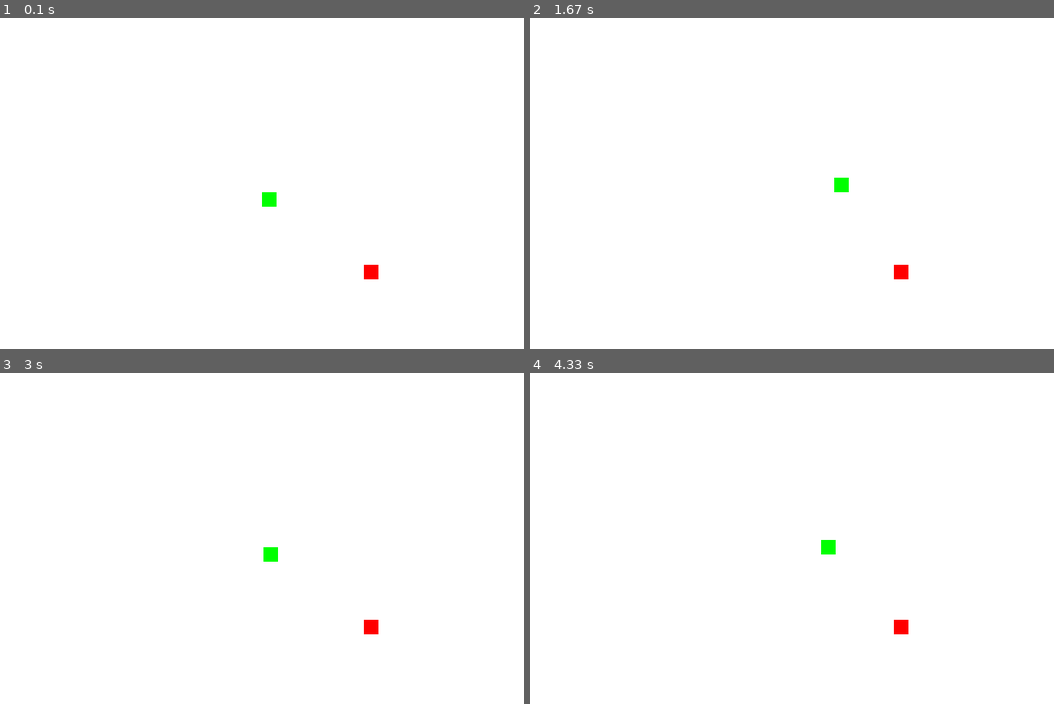
Above: before the commit, frames 1-4 (two rows, left to right).
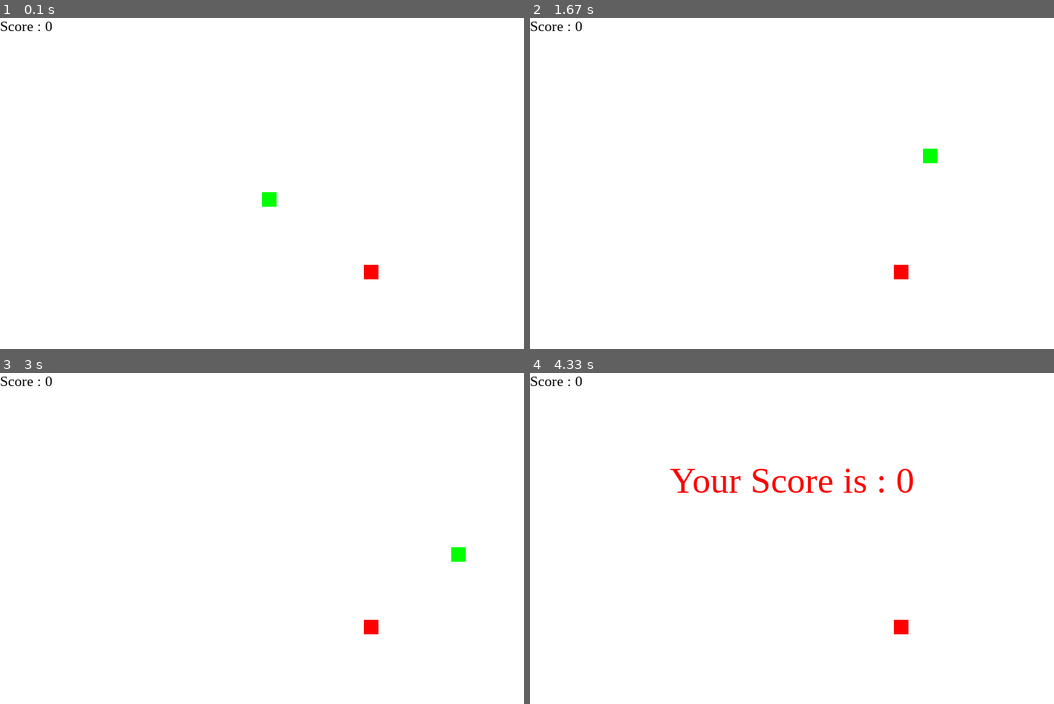
Above: after the commit, the same moments.

Repository: w-jadczak/pygame_snake
Game: pygame game, started from main.py
Same seed, same stepped clock (60 frames per second), same inputs: the game is played once before the commit and once after it.
Inputs:
- Up to frame 1 (0.1 s): no input
- Up to frame 2 (1.67 s): hold Right 0.33-0.8 s; hold Up 0.83-1.13 s; hold Right 1.17-1.63 s
- Up to frame 3 (3 s): hold Left 1.67-2.2 s; hold Down 2.23-2.53 s; hold Left 2.57-2.97 s
- Up to frame 4 (4.33 s): hold Up 3-3.37 s; hold Right 3.4-4.03 s; hold Down from 4.07 s (still down)

The runs differ from the first frame. In frame 1, 0.1% of the frame differs, in the area x 0-10%, y 1-4%; in frame 2, 0.3%; in frame 3, 0.3%; in frame 4, 1.1%, in the area x 0-74%, y 1-55%.

Commit message:
game over and other event handlers

Diff:
--- a/config.py
+++ b/config.py
@@ -3,4 +3,4 @@
 WINDOW_Y: int = 480
 
 BLOCK_SIZE: int = 20
-FPS: int = 30
+FPS: int = 10
--- a/controllers/movement_controller.py
+++ b/controllers/movement_controller.py
@@ -25,7 +25,7 @@
 @dataclass
 class MovementController:
     block: int = config.BLOCK_SIZE
-    speed: int = 2
+    speed: float = 2.0
     direction: Direction = None
 
     _opposites = {
@@ -42,13 +42,15 @@
             self.change_direction(direction)
 
     def change_direction(self, new_direction: Direction) -> None:
+        if self.direction == self._opposites[new_direction]:
+            return
         self.direction = new_direction
 
     def next_position(self, position: Position) -> Position:
         x, y = position.x, position.y
         if not self.direction:
-            return position
+            return Position(x, y)
         dx, dy = self.direction.vector
-        position.x += dx * self.speed
-        position.y += dy * self.speed
-        return position
+        x += dx * self.block
+        y += dy * self.block
+        return Position(x, y)
--- /dev/null
+++ b/events/event.py
@@ -0,0 +1,8 @@
+from dataclasses import dataclass
+
+import pygame
+
+
+@dataclass(slots=True)
+class Event:
+    GAME_OVER_EVENT = pygame.USEREVENT + 1
--- /dev/null
+++ b/events/game_over.py
@@ -0,0 +1,23 @@
+import time
+
+import pygame
+
+import config
+from utils.color import Color
+
+
+class GameOver:
+
+    def __init__(self):
+        self.font = pygame.font.SysFont('times new roman', 50)
+
+    def show(self, screen : pygame.Surface, score: int):
+        game_over_surface = self.font.render(
+            'Your Score is : ' + str(score), True, Color.red)
+        game_over_rect = game_over_surface.get_rect()
+        game_over_rect.midtop = (config.WINDOW_X // 2, config.WINDOW_Y // 4)
+        screen.blit(game_over_surface, game_over_rect)
+        pygame.display.flip()
+        time.sleep(5)
+        pygame.quit()
+        quit()
--- a/game_objects/food.py
+++ b/game_objects/food.py
@@ -13,5 +13,8 @@
         rows = config.WINDOW_Y // block
         x = random.randrange(cols) * block
         y = random.randrange(rows) * block
+        super().__init__(position=Position(x, y), block_size=block, color=Color.red)
 
-        super().__init__(position=Position(x, y), block=block, color=Color.red)
+    def spawn(self):
+        self.blocks.pop()
+        self.blocks.append(Position(random.randrange(config.WINDOW_X), random.randrange(config.WINDOW_Y)))
--- /dev/null
+++ b/game_objects/score.py
@@ -0,0 +1,18 @@
+import pygame
+
+from utils.color import Color
+
+
+class Score:
+    def __init__(self):
+        self.value: int = 0
+        self.score_font = pygame.font.SysFont('times new roman', 20)
+        self.color = Color.black
+
+    def draw(self, screen: pygame.Surface):
+        score_surface = self.score_font.render('Score : ' + str(self.value), True, self.color)
+        score_rect = score_surface.get_rect()
+        screen.blit(score_surface, score_rect)
+
+    def add(self, score: int = 0):
+        self.value += score
--- a/game_objects/snake.py
+++ b/game_objects/snake.py
@@ -1,5 +1,8 @@
+import pygame
+
 import config
-from geometry.bounded_position import BoundedPosition
+from events.event import Event
+from geometry.position import Position
 from utils.color import Color
 from geometry.drawable import Drawable
 from controllers.movement_controller import MovementController
@@ -7,12 +10,37 @@
 
 class Snake(Drawable):
     def __init__(self, controller: MovementController):
-        super().__init__(position=BoundedPosition(config.WINDOW_X // 2, config.WINDOW_Y // 2))
+        super().__init__(position=Position(config.WINDOW_X // 2, config.WINDOW_Y // 2))
         self.controller = controller
         self.color = Color.green
 
-    def update(self) -> None:
+    def update(self, ate_food: bool) -> None:
+        self.check_gm_conditions()
         self.position = self.controller.next_position(self.position)
         self.controller.handle_input()
-        self.body.insert(0, self.position)
-        self.body.pop()
+        self.blocks.insert(0, self.position)
+        if not ate_food:
+            self.blocks.pop()
+            return
+        self.controller.speed +=0.5
+
+    def check_gm_conditions(self):
+        if self._self_collision() or self._wall_collision():
+            pygame.event.post(pygame.event.Event(Event.GAME_OVER_EVENT))
+
+    def _wall_collision(self) -> bool:
+        head = self.blocks[0]
+        block = config.BLOCK_SIZE
+
+        return (
+                head.x < 0
+                or head.y < 0
+                or head.x + block > config.WINDOW_X
+                or head.y + block > config.WINDOW_Y
+        )
+
+    def _self_collision(self) -> bool:
+        if len(self.blocks) < 2:
+            return False
+        head_rect = self.get_rect(0)
+        return any(head_rect.colliderect(self.get_rect(i)) for i in range(1, len(self.blocks)))
--- a/geometry/bounded_position.py
+++ b/geometry/bounded_position.py
@@ -1,8 +1,15 @@
 import config
-from position import Position
+from geometry.position import Position
 
 
 class BoundedPosition(Position):
+
+    _MAX_X = config.WINDOW_X - config.BLOCK_SIZE
+    _MAX_Y = config.WINDOW_Y - config.BLOCK_SIZE
+
+    def __init__(self, x: int, y:int ):
+        super().__init__(self._bounds(x, self._MAX_X), self._bounds(y, self._MAX_Y))
+
     def _bounds(self, val: int, max_val: int) -> int:
         if val > max_val:
             return 0
@@ -12,8 +19,8 @@
 
     @Position.x.setter
     def x(self, value: int):
-        self._x = self._bounds(value, config.WINDOW_X)
+        self._x = self._bounds(value, self._MAX_X)
 
     @Position.y.setter
     def y(self, value: int):
-        self._y = self._bounds(value, config.WINDOW_Y)
+        self._y = self._bounds(value, self._MAX_Y)
--- a/geometry/drawable.py
+++ b/geometry/drawable.py
@@ -4,16 +4,21 @@
 
 import config
 from utils.color import Color
-from position import Position
+from geometry.position import Position
 
 
 class Drawable:
-    def __init__(self, position: Position, block: int = config.BLOCK_SIZE,  color = Color.white ):
+    def __init__(self, position: Position, block_size: int = config.BLOCK_SIZE, color = Color.white):
         self.color = color
-        self.block = block
+        self.block_size = block_size
         self.position: Position = position
-        self.body: List[Position] = [self.position]
+        self.blocks: List[Position] = [self.position]
 
     def draw(self, surface: pygame.Surface) -> None:
-        for x, y in self.body:
-            pygame.draw.rect(surface, self.color, pygame.Rect(x, y, self.block, self.block))
+        for x, y in self.blocks:
+            pygame.draw.rect(surface, self.color, pygame.Rect(x, y, self.block_size, self.block_size))
+
+    def get_rect(self, index: int = 0) -> pygame.Rect:
+        """Return a pygame.Rect representing block from drawable object."""
+        x, y = self.blocks[index]   # head = first element
+        return pygame.Rect(x, y, self.block_size, self.block_size)
--- a/main.py
+++ b/main.py
@@ -3,6 +3,9 @@
 import config
 import pygame
 
+from events.event import Event
+from events.game_over import GameOver
+from game_objects.score import Score
 from utils.color import Color
 from game_objects.food import Food
 from controllers.movement_controller import MovementController
@@ -16,21 +19,32 @@
     fps = pygame.time.Clock()
     controller = MovementController()
     snake = Snake(controller)
+    score = Score()
     food = Food()
+    ate_food = False
 
     while True:
         for event in pygame.event.get():
             if event.type == pygame.QUIT:
                 pygame.quit()
                 sys.exit()
+            elif event.type == Event.GAME_OVER_EVENT:
+                GameOver().show(screen, score.value)
 
-        snake.update()
 
+        if snake.get_rect().colliderect(food.get_rect()):
+            ate_food = True
+            score.add(10)
+            food.spawn()
+            config.FPS += 1
+
+        snake.update(ate_food)
         screen.fill(Color.white)
+        food.draw(screen)
         snake.draw(screen)
-        food.draw(screen)
+        score.draw(screen)
         pygame.display.flip()
-
+        ate_food = False
         fps.tick(config.FPS)
 
 
